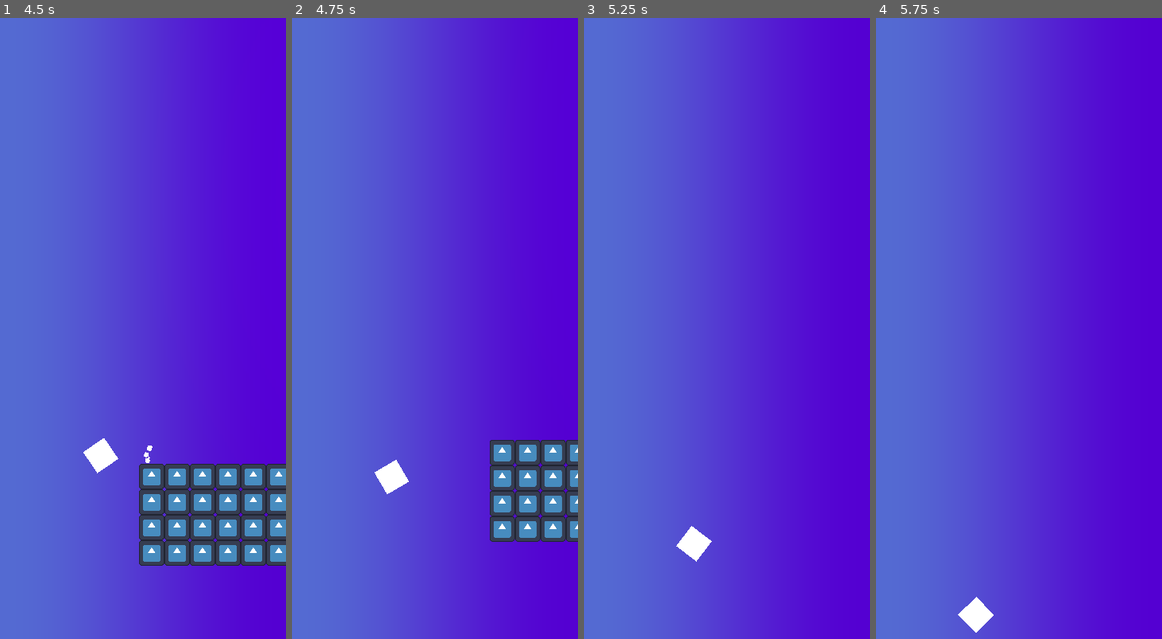
Above: before the commit, frames 1-4 (left to right).
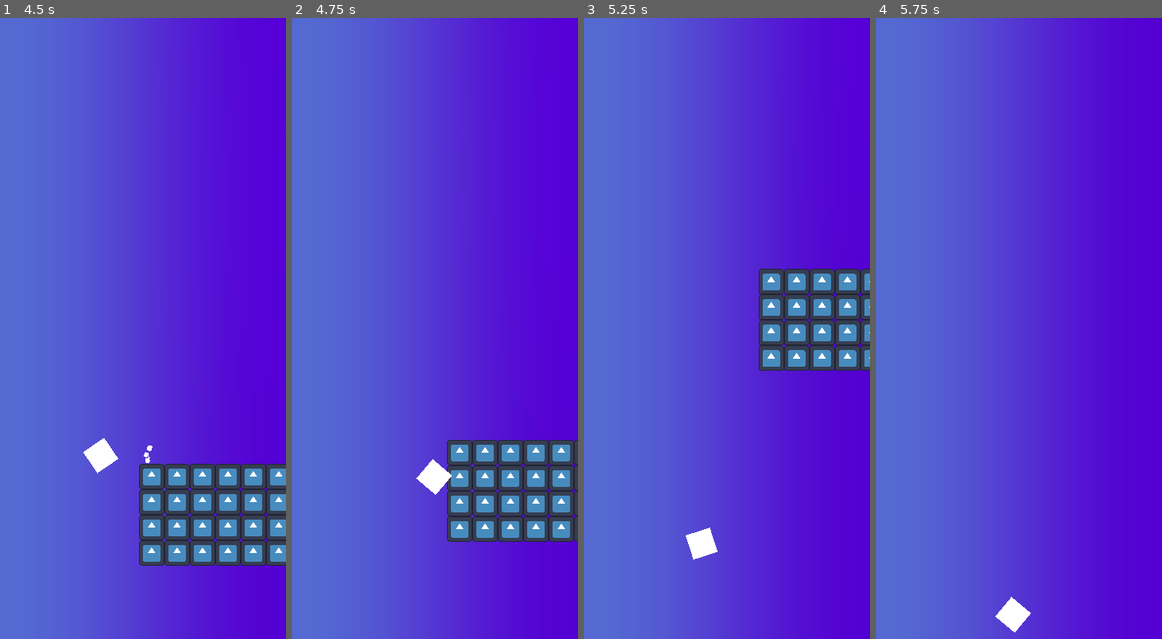
Above: after the commit, the same moments.

Repository: um-drade/talvez-jogo-serio
Game: Godot game, scene res://mundo.tscn
Same seed, same stepped clock (60 frames per second), same inputs: the game is played once before the commit and once after it. The engine's default icon, where the game draws it, is replaced by a stand-in: a white triangle on a blue panel in a dark square. Sound files missing from this copy of the repository are replaced by a short silence.
Inputs (mouse positions are in pixels of both pictures, inside the frame that each line leads up to):
- Up to frame 1 (4.5 s): tap Enter (ui_accept) at 0.5, 0.77, 3.77 s; move the mouse to (205, 297) at 0.52 s; hold Right (ui_right) 0.53-1.25 s; hold Shift 0.53-1.25 s; click (205, 297) at 0.67 s; drag from (85, 359) to (128, 452) at 1.27 s; move the mouse to (171, 191) at 2.02 s; hold Right (ui_right) 2.03-2.75 s; hold Ctrl 2.03-2.75 s; drag from (128, 452) to (57, 235) at 2.77 s; move the mouse to (228, 421) at 3.52 s; hold Left (ui_left) 3.53-4.25 s; hold Shift 3.53-4.25 s; drag from (57, 235) to (280, 471) at 4.27 s
- Up to frame 2 (4.75 s): no input
- Up to frame 3 (5.25 s): move the mouse to (741, 328) at 5.02 s; hold Left (ui_left) from 5.03 s (still down); hold Ctrl from 5.03 s (still down); click (741, 328) at 5.17 s
- Up to frame 4 (5.75 s): keep holding Left (ui_left); keep holding Ctrl

Frame 1 is identical in both runs. In frame 2, 6.0% of the frame differs, in the area x 28-100%, y 67-85%; in frame 3, 6.6%, in the area x 32-100%, y 40-88%; in frame 4, 0.7%.

Commit message:
movimentacao com touch ok
nao quero com botoes touch, agora trabalhar com o touch da arma

Diff:
--- a/mundo.tscn
+++ b/mundo.tscn
@@ -102,9 +102,9 @@
 
 [connection signal="body_entered" from="tilemap 16/boing" to="tilemap 16/boing" method="_on_body_entered"]
 [connection signal="body_entered" from="tilemap 16/municao" to="tilemap 16/municao" method="_on_body_entered"]
-[connection signal="body_entered" from="tilemap 16/@Area2D@18810" to="tilemap 16/@Area2D@18810" method="_on_body_entered"]
-[connection signal="body_entered" from="tilemap 16/@Area2D@18811" to="tilemap 16/@Area2D@18811" method="_on_body_entered"]
-[connection signal="body_entered" from="tilemap 16/@Area2D@18812" to="tilemap 16/@Area2D@18812" method="_on_body_entered"]
+[connection signal="body_entered" from="tilemap 16/@Area2D@18976" to="tilemap 16/@Area2D@18976" method="_on_body_entered"]
+[connection signal="body_entered" from="tilemap 16/@Area2D@18977" to="tilemap 16/@Area2D@18977" method="_on_body_entered"]
+[connection signal="body_entered" from="tilemap 16/@Area2D@18978" to="tilemap 16/@Area2D@18978" method="_on_body_entered"]
 [connection signal="pressed" from="player/esquerda" to="player" method="_on_touch_screen_button_2_pressed"]
 [connection signal="released" from="player/esquerda" to="player" method="_on_touch_screen_button_2_released"]
 [connection signal="pressed" from="player/direita" to="player" method="_on_touch_screen_button_3_pressed"]
--- a/project.godot
+++ b/project.godot
@@ -63,6 +63,10 @@
 "deadzone": 0.5,
 "events": [null]
 }
+telatocada={
+"deadzone": 0.5,
+"events": []
+}
 
 [input_devices]
 
--- a/spripts/arma.gd
+++ b/spripts/arma.gd
@@ -41,7 +41,6 @@
 			instancia.spawnPos += Vector2(randf_range(0, 20), 0).rotated(instancia.spawnRot)
 			mundo.add_child.call_deferred(instancia)
 	get_node("/root/mundo/player").qntmunicao -= 1
-	print(get_node("/root/mundo/player").qntmunicao)
 	if !get_node("/root/mundo/player").qntmunicao:
 		destruirarma()
 
--- a/spripts/municao.gd
+++ b/spripts/municao.gd
@@ -6,5 +6,4 @@
 		if !body.qntmunicao:
 			body.gerararma()
 		body.qntmunicao += 1
-		print("newammo:", body.qntmunicao)
 		queue_free()
--- a/spripts/player.gd
+++ b/spripts/player.gd
@@ -23,9 +23,11 @@
 	if Input.is_action_pressed("ui_accept") and is_on_floor():
 		velocity.y = JUMP_VELOCITY
 
+
 	var direction = Input.get_axis("ui_left", "ui_right")
 	if direction:
 		velocity.x = direction * SPEED
+
 
 	if velocity.x:
 		if !direction:
@@ -88,20 +90,44 @@
 	self.add_child.call_deferred(instancia)
 
 
-func _on_touch_screen_button_2_pressed():
-	Input.action_press("ui_left")
 
-func _on_touch_screen_button_2_released():
-	Input.action_release("ui_left")
+#func _on_touch_screen_button_2_pressed():
+	#Input.action_press("ui_left")
+#
+#func _on_touch_screen_button_2_released():
+	#Input.action_release("ui_left")
+#
+#func _on_touch_screen_button_3_pressed():
+	#Input.action_press("ui_right")
+#
+#func _on_touch_screen_button_3_released():
+	#Input.action_release("ui_right")
+#
+#func _on_touch_screen_button_pressed():
+	#Input.action_press("atira")
+#
+#func _on_touch_screen_button_released():
+	#Input.action_release("atira")
 
-func _on_touch_screen_button_3_pressed():
-	Input.action_press("ui_right")
+func _ready():
+	set_process_input(true)
 
-func _on_touch_screen_button_3_released():
-	Input.action_release("ui_right")
+func _input(event):
+	if event is InputEventScreenDrag:
+		if event.position.x > 180:
+			Input.action_release("ui_left")
+			Input.action_press("ui_right")
+		else:
+			Input.action_release("ui_right")
+			Input.action_press("ui_left")
+	if event is InputEventScreenTouch:
+		if event.position.x > 180:
+			Input.action_press("ui_right")
+		else:
+			Input.action_press("ui_left")
+		if event.is_released():
+			Input.action_release("ui_right")
+			Input.action_release("ui_left")
 
-func _on_touch_screen_button_pressed():
-	Input.action_press("atira")
-
-func _on_touch_screen_button_released():
-	Input.action_release("atira")
+func fazermovimentotouch(event):
+	pass
